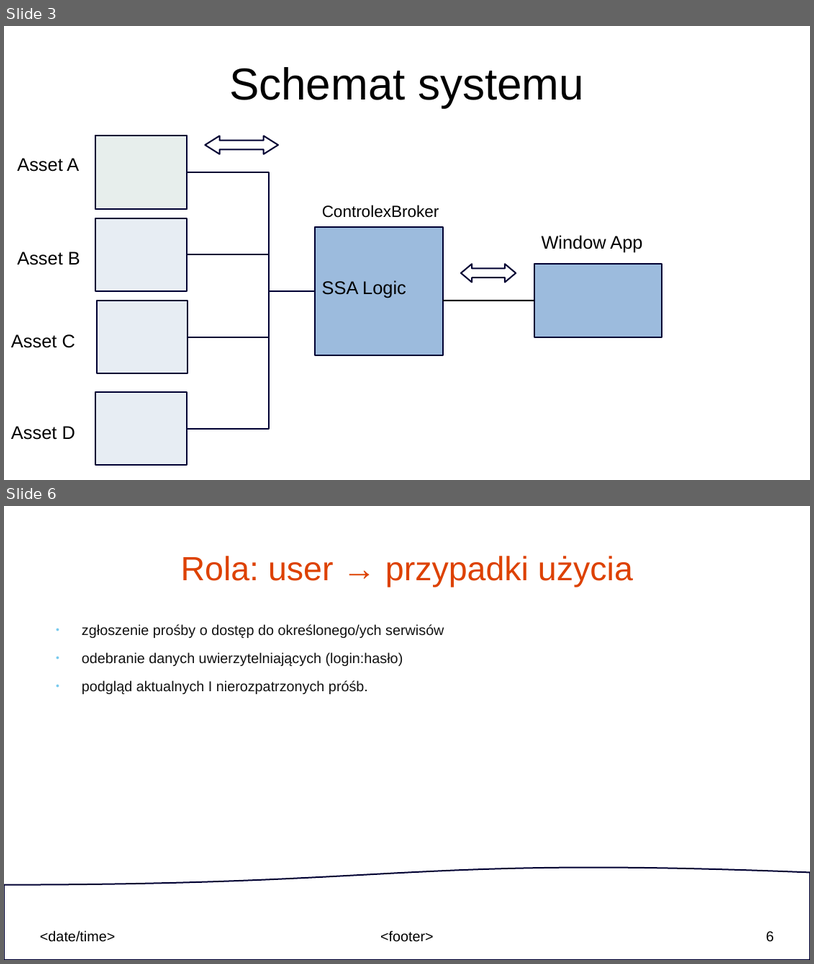
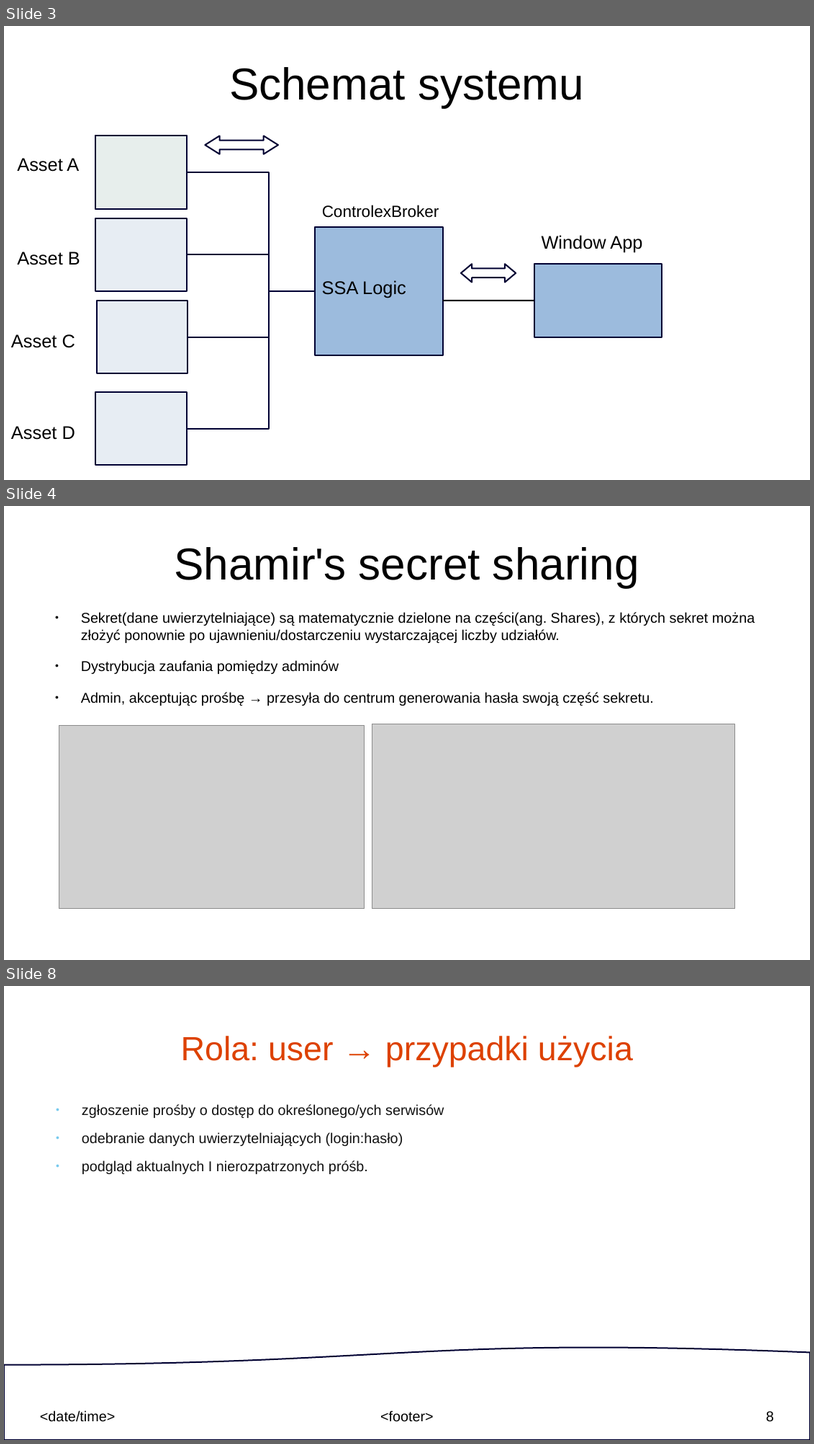
Before and after one commit to Nixam01/mzomi_BHL_2024, a slide deck: dokumentacja_projektu_Access_Broker.odp. Shown one above the other, each under a label of ours: slides 3 and 6 before the commit, slides 3, 4 and 8 after it; the slides between them are not shown. The pictures are 814x964 and 814x1444 pixels, drawn with LibreOffice and Linux fonts; fonts in the diff are those of the drawing; grey boxes stand for pictures. Boxes give left, top, right and bottom in pixels: in the first picture for what was removed or moved away, otherwise in the second. Text is boxed around its words. In the diff, an @@ line names an element or a change of style, - is before the commit and + after.

```diff
--- a/dokumentacja_projektu_Access_Broker.odp
+++ b/dokumentacja_projektu_Access_Broker.odp
@@ slide 4 added at (x1=4, y1=506, x2=810, y2=960), background #FFFFFF @@
@@ title added at (x1=174, y1=547, x2=640, y2=587), 44 pt, text #000000 @@
+Shamir's secret sharing
@@ text added at (x1=81, y1=612, x2=755, y2=705), 14 pt, text #000000 @@
+● Sekret(dane uwierzytelniające) są matematycznie dzielone na części(ang. Shares), z których sekret można złożyć ponownie po ujawnieniu/dostarczeniu wystarczającej liczby udziałów.
+● Dystrybucja zaufania pomiędzy adminów
+● Admin, akceptując prośbę → przesyła do centrum generowania hasła swoją część sekretu.
@@ picture added at (x1=59, y1=726, x2=365, y2=908) @@
@@ picture added at (x1=373, y1=724, x2=736, y2=908) @@
@@ what was slide 6 is now slide 8 @@
@@ page number at (x1=766, y1=1411, x2=774, y2=1422): text changed @@
-6
+8
```
Also in this commit, not shown: 4 slides changed, 2 other slides added.
